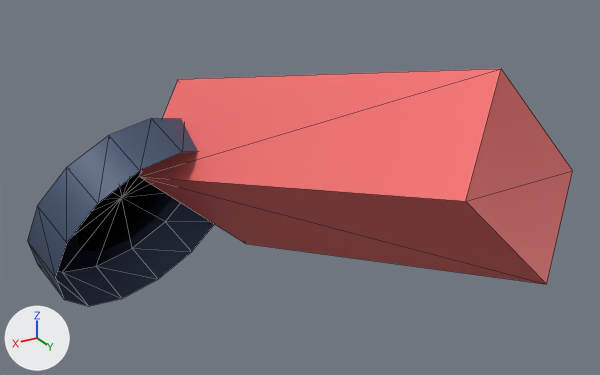
The glTF model assets/models/tractor-wreck.glb: old version first, new version second.
Camera for both pictures: a 50 mm lens placed at (3.752, 5.453, 3.504), pointed at (0.449, -0.052, 0.752). The lights are fixed; the arrows at lower left show +X, +Y and +Z. The picture after the commit comes second. Mesh edges are drawn as thin lines. Vertices at exactly the same position are counted once.

The first picture shows 'Root'.
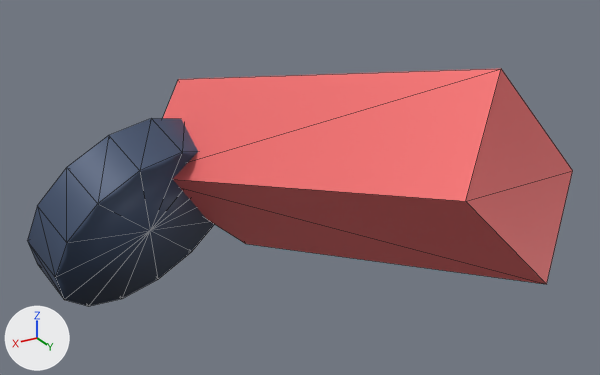
The newer file is also turned or shifted as a whole; pictures and numbers use the older file's frame.

What differs and where, as boxes [x1, y1, x2, y2] in the pictures (600 x 375 px):
part 1 of me_modelmesh, built on: before [58, 170, 180, 272]; after [55, 152, 214, 306]

The edits, one by one:
me_modelmesh is used by ob_root; location (0.0, 0.0, 0.0).
me_modelmesh had 37 vertices, 54 faces and spanned x -1.46..2.48, y -1.87..1.77, z -0.65..2.0.
me_modelmesh now has 38 vertices, 68 faces and spans x -1.46..2.48, y -1.87..1.77, z -0.65..2.0.
Part 1, on me_modelmesh:
14 faces are deleted.
1 vertex is added at (1.45, -1.01, 0.2).
28 new faces join them.
